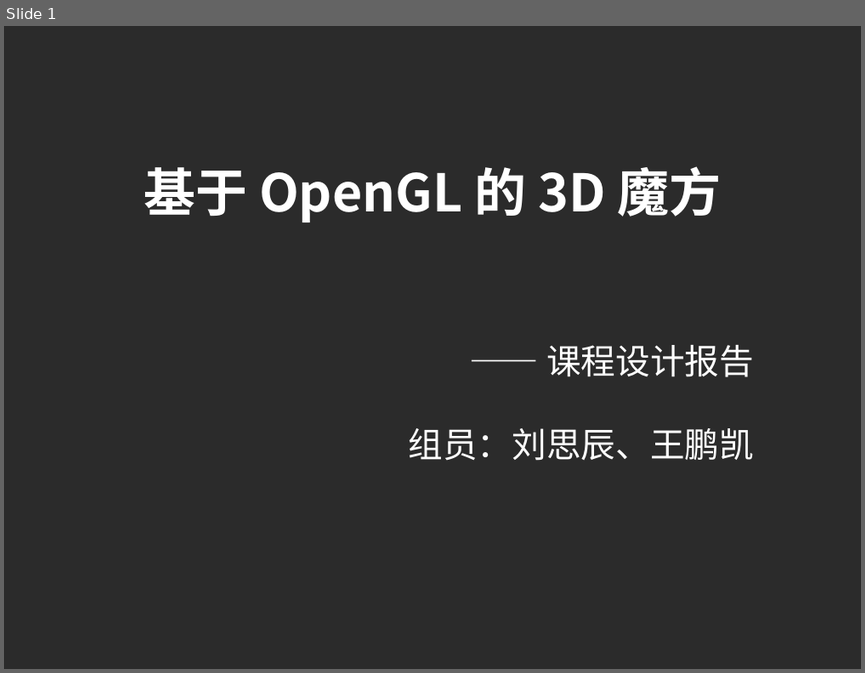
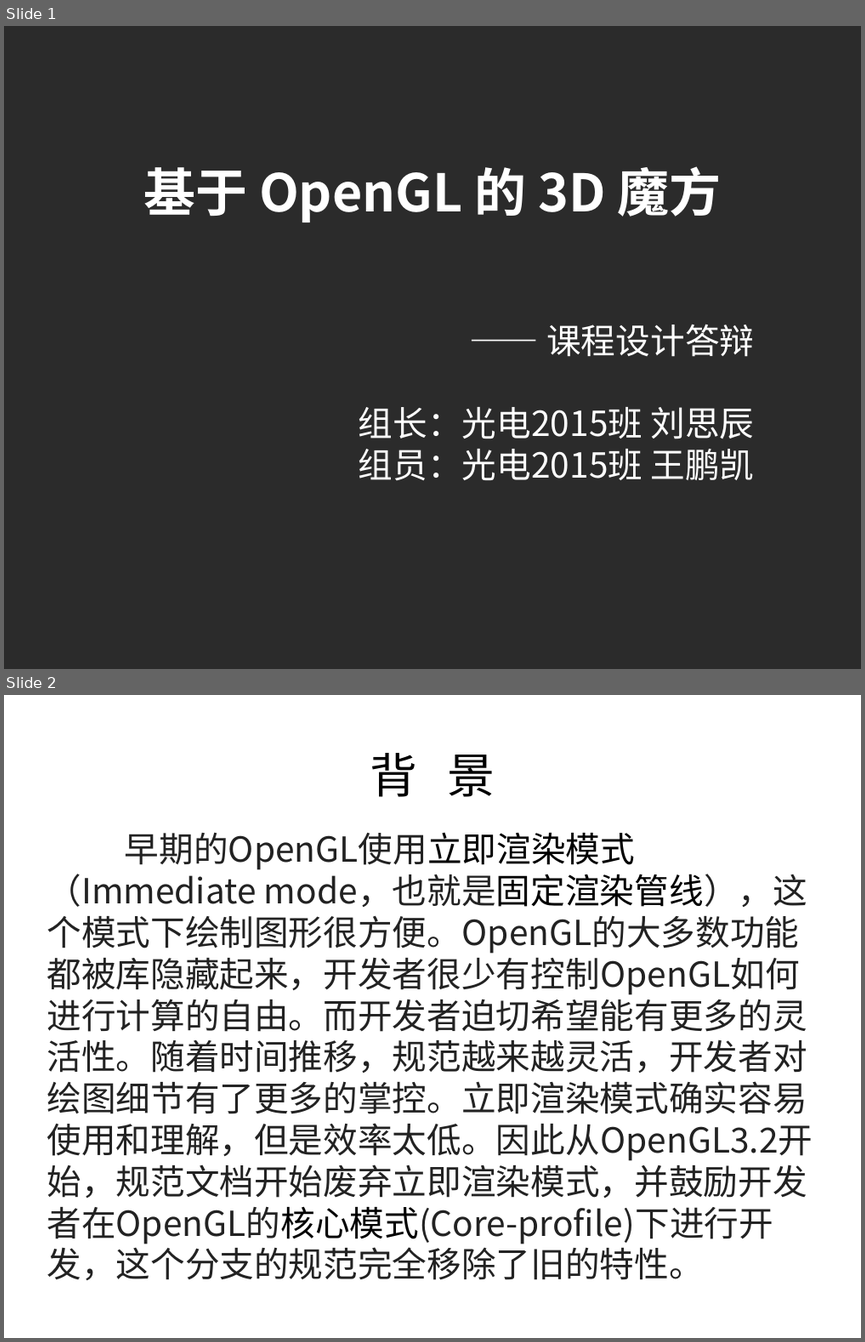
Before and after one commit to Seas0/OpenGLMagicCube, a slide deck: docs/OpenGLCubeDirect.pptx. Shown one above the other, each under a label of ours: slide 1 before the commit, slides 1 and 2 after it. The pictures are 865x673 and 865x1342 pixels, drawn with LibreOffice and Linux fonts; fonts in the diff are those of the drawing; background and template pictures are left out; a plain dark background stands for a picture behind light text. Boxes give left, top, right and bottom in pixels: in the first picture for what was removed or moved away, otherwise in the second. Text is boxed around its words. In the diff, an @@ line names an element or a change of style, - is before the commit and + after.

Commit message:
add: random rotate whole cube add: info text
change: ppt document

fix: texture for Windows bulid

TODO: Noise gen

```diff
--- a/docs/OpenGLCubeDirect.pptx
+++ b/docs/OpenGLCubeDirect.pptx
@@ slide 2 added at [4, 695, 861, 1338], background picture (left out) @@
@@ text added at [370, 753, 495, 797], 44 pt, text #000000 @@
+背 景
@@ text added at [46, 832, 812, 1280], 32 pt, text #222222 @@
+早期的OpenGL使用立即渲染模式（Immediate mode，也就是固定渲染管线），这个模式下绘制图形很方便。OpenGL的大多数功能都被库隐藏起来，开发者很少有控制OpenGL如何进行计算的自由。而开发者迫切希望能有更多的灵活性。随着时间推移，规范越来越灵活，开发者对绘图细节有了更多的掌控。立即渲染模式确实容易使用和理解，但是效率太低。因此从OpenGL3.2开始，规范文档开始废弃立即渲染模式，并鼓励开发者在OpenGL的核心模式(Core-profile)下进行开发，这个分支的规范完全移除了旧的特性。
@@ slide 1 changed as well @@
@@ text at [358, 324, 754, 481]: text changed @@
-—— 课程设计报告
-组员：刘思辰、王鹏凯
+—— 课程设计答辩
+组长：光电2015班 刘思辰
+组员：光电2015班 王鹏凯
```
Also in this commit, not shown: 1 other slide changed, 7 other slides added, 2 slides removed, 12 other files.
